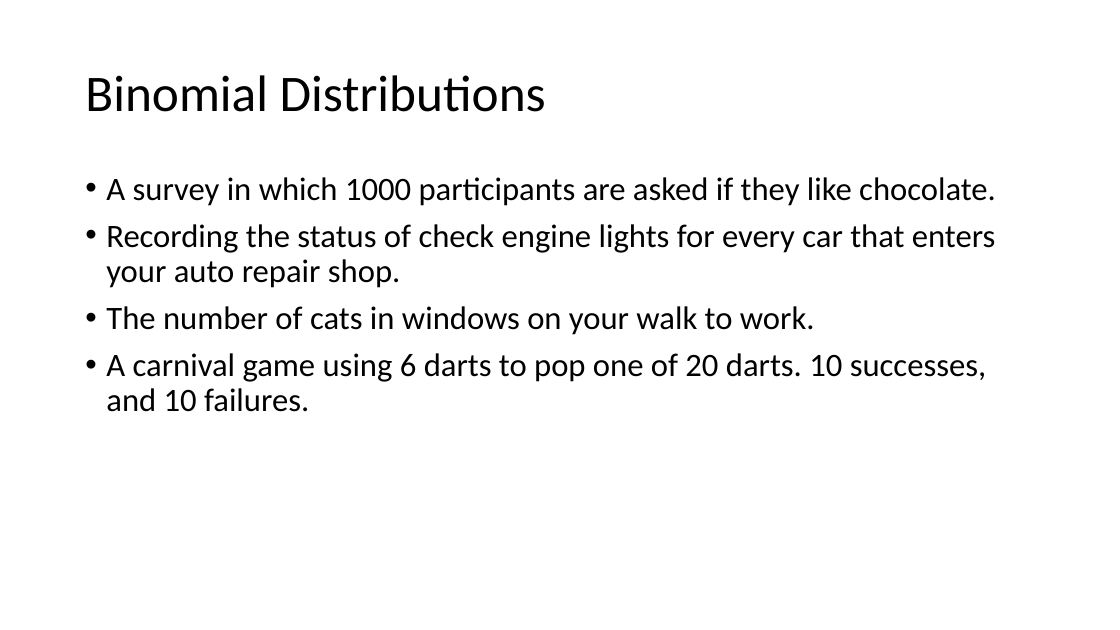
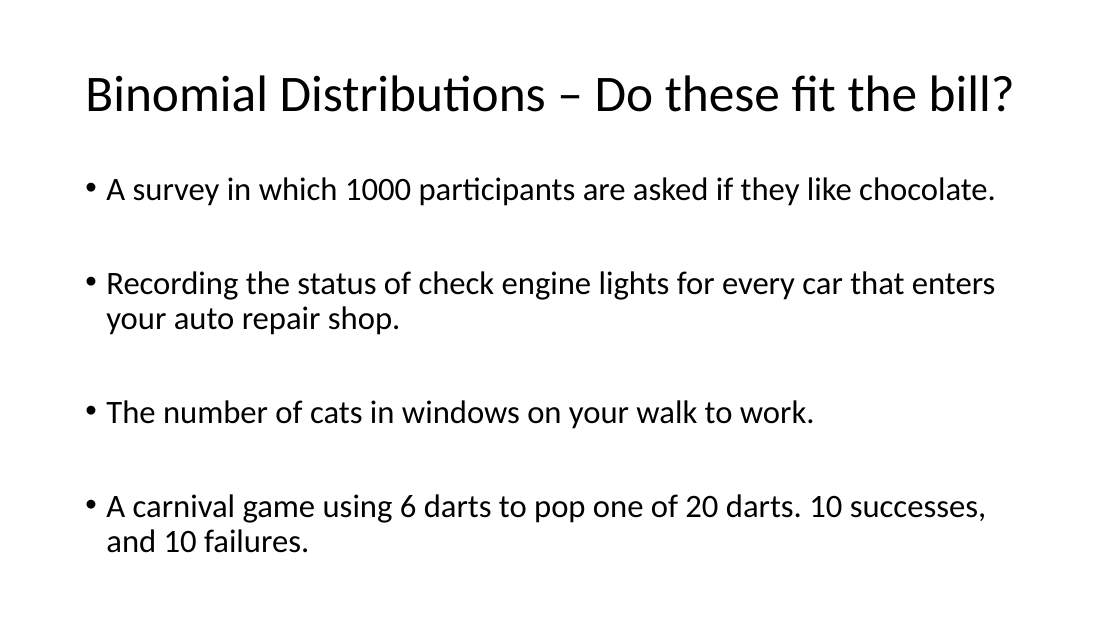
Before and after one commit to FlanFlanagan/misc_python, a slide deck: slide 4 of Distribution Examples.pptx. Drawn at 1120x630 pixels with LibreOffice and Linux fonts; fonts in the diff are those of the drawing. Boxes give left, top, right and bottom in pixels: in the first picture for what was removed or moved away, otherwise in the second. Text is boxed around its words. In the diff, an @@ line names an element or a change of style, - is before the commit and + after.

```diff
--- a/Distribution Examples.pptx
+++ b/Distribution Examples.pptx
@@ title at <box>85,75,1015,112</box>: text changed @@
-Binomial Distributions
+Binomial Distributions – Do these fit the bill?
@@ text "A survey in which 1000 ..." rewrapped from <box>106,177,996,412</box> to <box>106,177,996,553</box> @@
```
Also in this commit, not shown: 5 other slides changed, 2 slides added, 11 other files.
